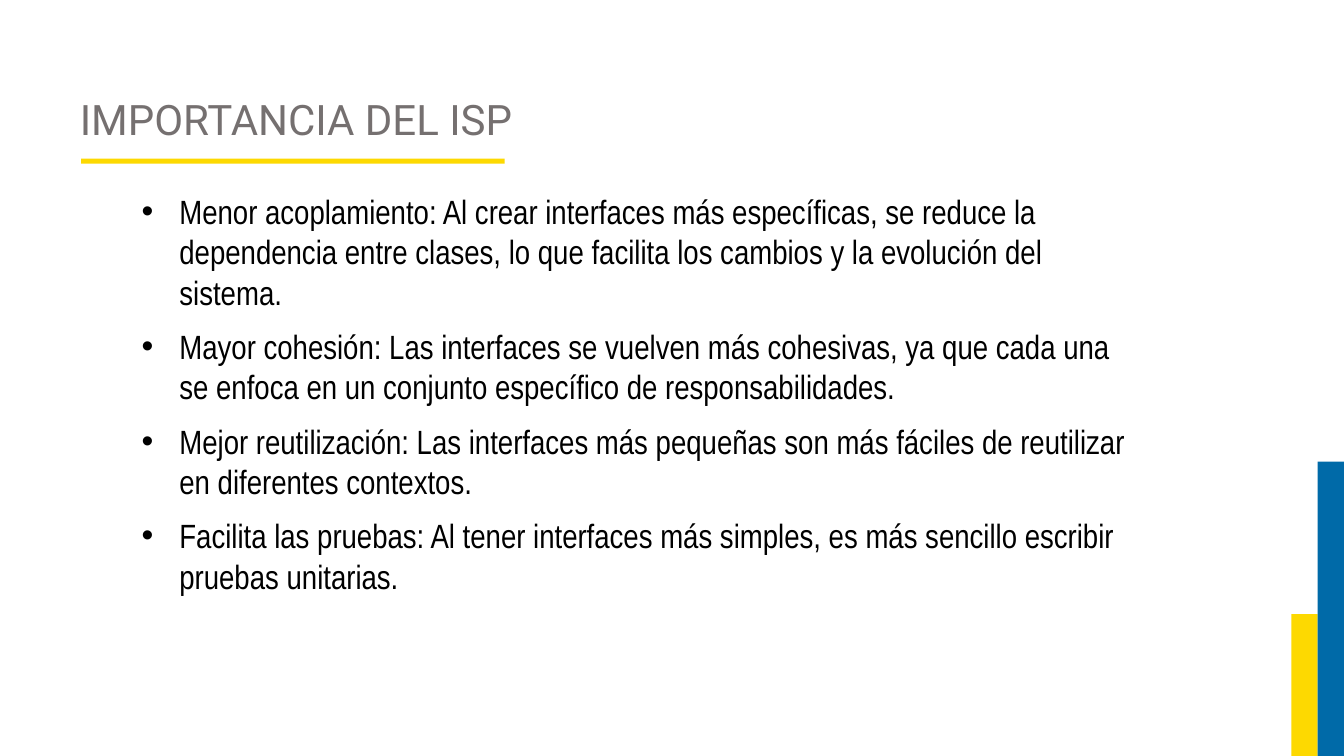
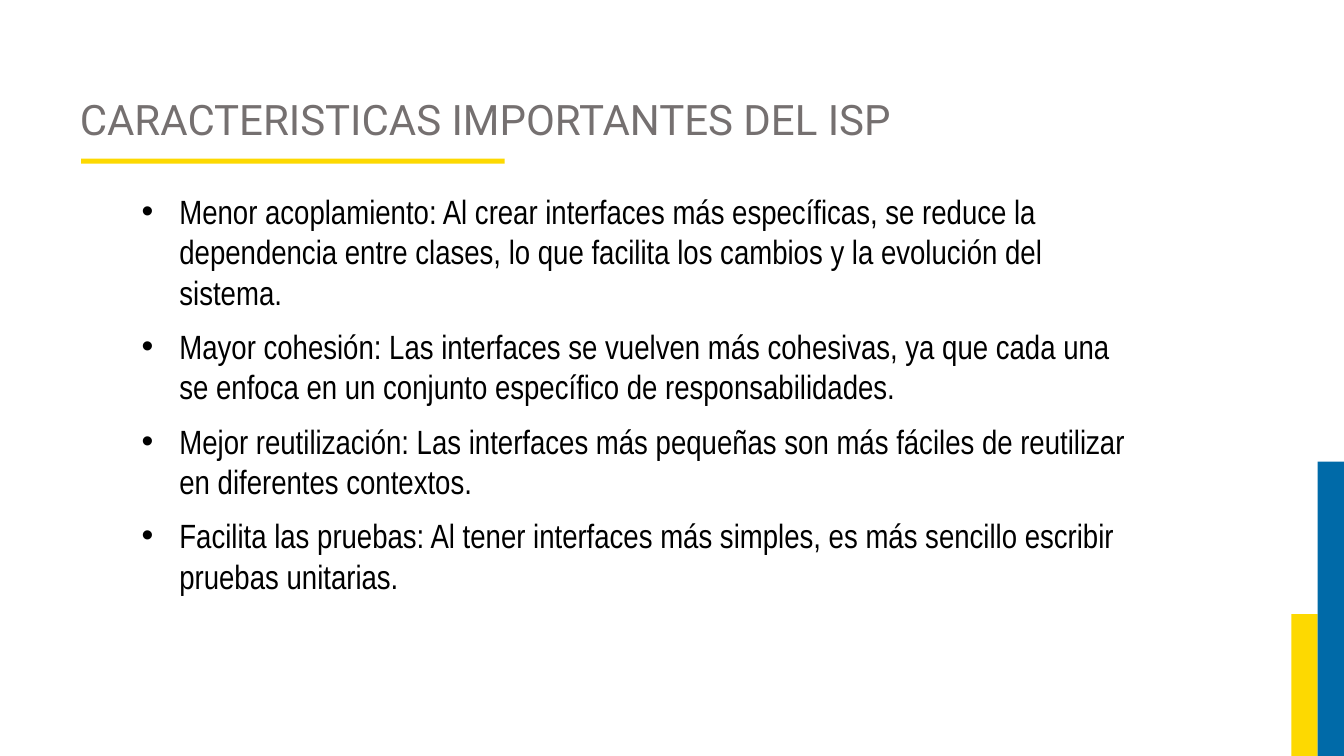
Before and after one commit to JorgeAlejandroAguirreGutierrez/proyecto-luis, a slide deck: slide 41 of Curso Ingenieria del Software 2/DIAPOSITIVAS DE INGENIERIA DEL SOFTWARE 2.pptx (slide 47 before the commit). Drawn at 1344x756 pixels with LibreOffice and Linux fonts; fonts in the diff are those of the drawing; background and template pictures are left out. Boxes give left, top, right and bottom in pixels: in the first picture for what was removed or moved away, otherwise in the second. Text is boxed around its words. In the diff, an @@ line names an element or a change of style, - is before the commit and + after.

```diff
--- a/Curso Ingenieria del Software 2/DIAPOSITIVAS DE INGENIERIA DEL SOFTWARE 2.pptx
+++ b/Curso Ingenieria del Software 2/DIAPOSITIVAS DE INGENIERIA DEL SOFTWARE 2.pptx
@@ title at [80, 105, 891, 136]: text changed @@
-IMPORTANCIA DEL ISP
+CARACTERISTICAS IMPORTANTES DEL ISP
```
Also in this commit, not shown: 8 other slides changed, 15 slides added, 6 slides removed, 22 other files.
